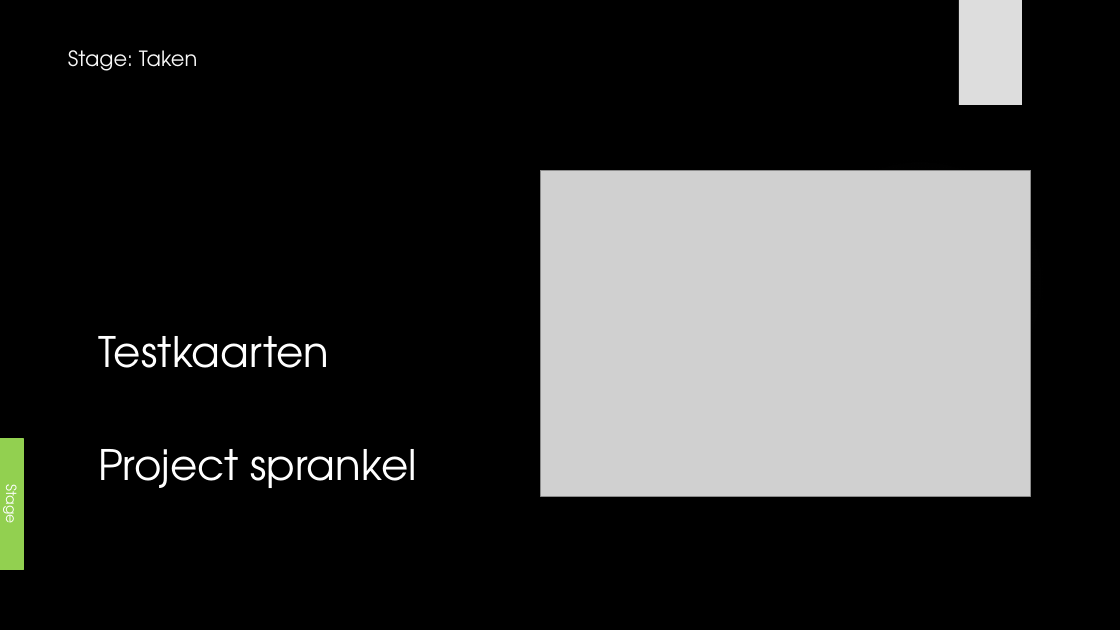
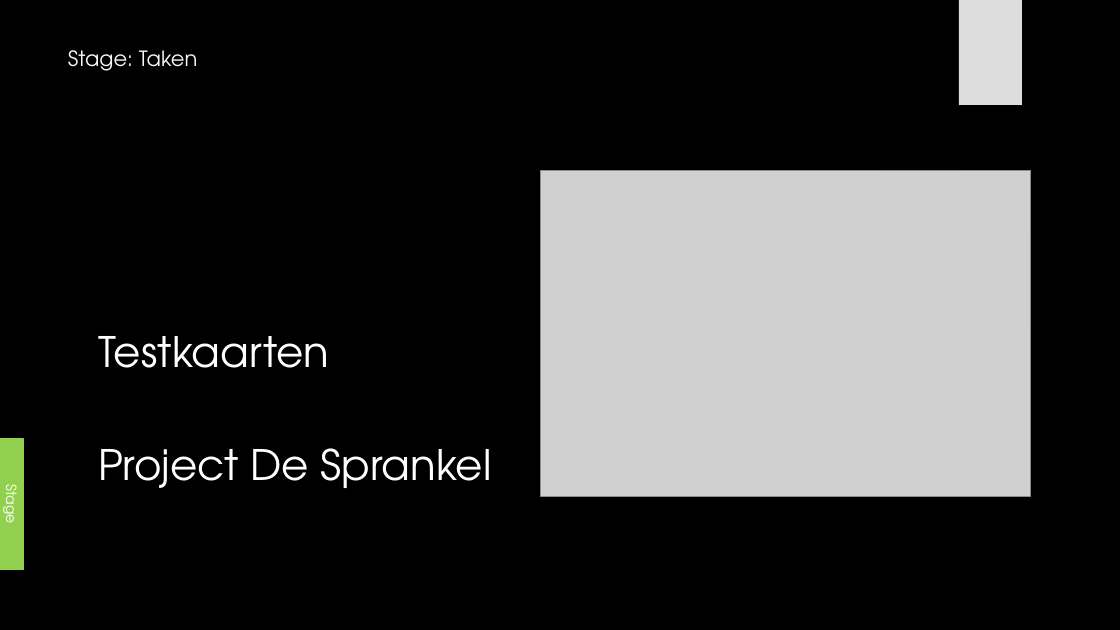
Before and after one commit to its-3ncrypt/Led_Cube_arduino, a slide deck: slide 18 of _Administratie/Presentatie GIP.pptx. Drawn at 1120x630 pixels with LibreOffice and Linux fonts; fonts in the diff are those of the drawing; grey boxes stand for pictures; background and template pictures are left out. Boxes give left, top, right and bottom in pixels: in the first picture for what was removed or moved away, otherwise in the second. Text is boxed around its words. In the diff, an @@ line names an element or a change of style, - is before the commit and + after.

```diff
--- a/_Administratie/Presentatie GIP.pptx
+++ b/_Administratie/Presentatie GIP.pptx
@@ text at (98,448,492,488): text changed @@
-Project sprankel
+Project De Sprankel
```
Also in this commit, not shown: 7 other slides changed, 1 other file.
